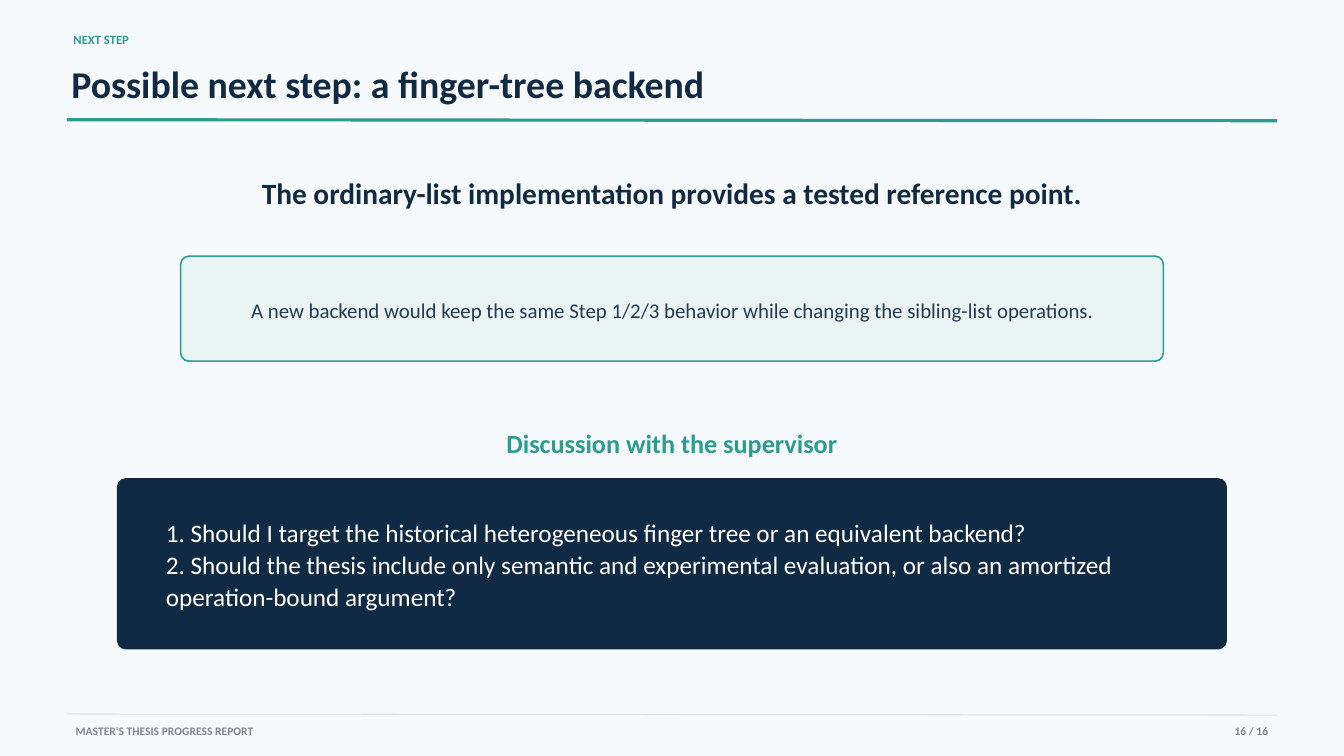
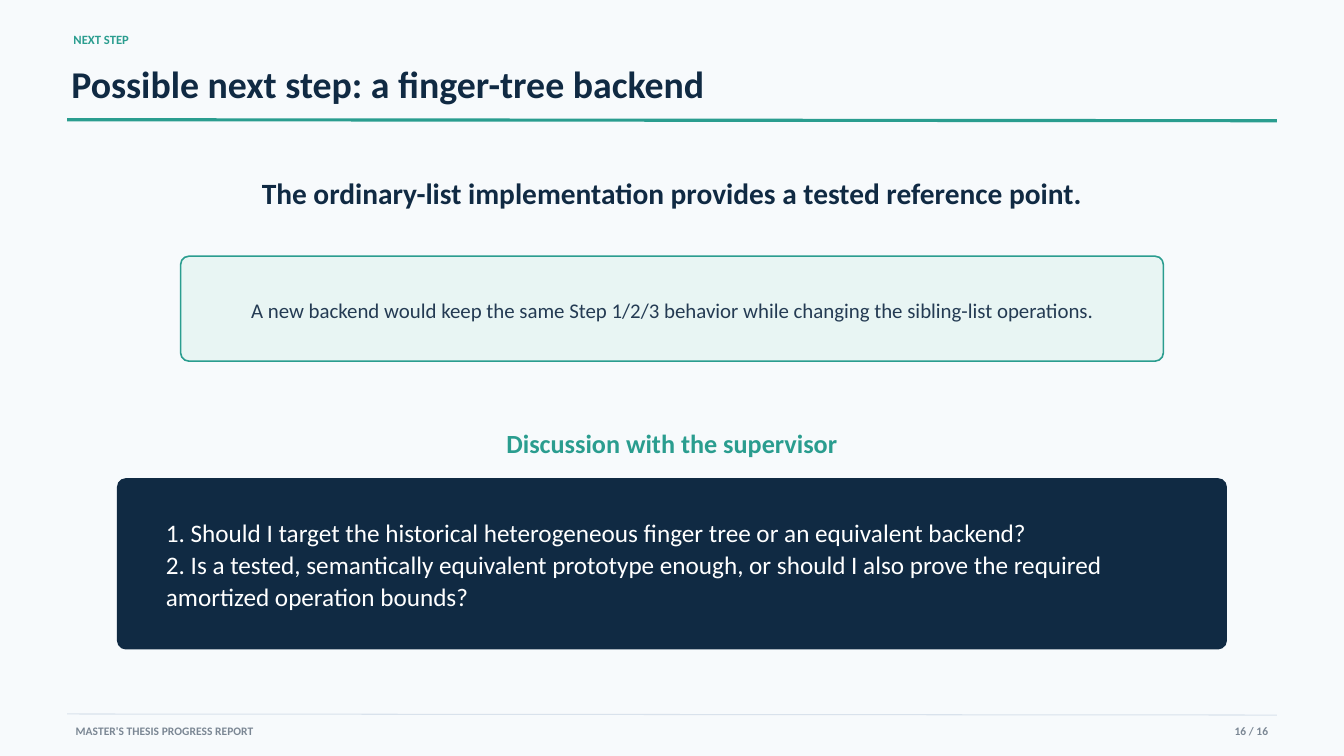
Before and after one commit to YixueWang983/jordan-sorting, a slide deck: slide 16 of presentations/progress_report/Jordan_Sorting_Progress_Report.pptx. Drawn at 1344x756 pixels with LibreOffice and Linux fonts; fonts in the diff are those of the drawing. Boxes give left, top, right and bottom in pixels: in the first picture for what was removed or moved away, otherwise in the second. Text is boxed around its words. In the diff, an @@ line names an element or a change of style, - is before the commit and + after.

```diff
--- a/presentations/progress_report/Jordan_Sorting_Progress_Report.pptx
+++ b/presentations/progress_report/Jordan_Sorting_Progress_Report.pptx
@@ text at [166,556,1101,610]: text changed @@
-2. Should the thesis include only semantic and experimental evaluation, or also an amortized operation-bound argument?
+2. Is a tested, semantically equivalent prototype enough, or should I also prove the required amortized operation bounds?
```
Also in this commit, not shown: 1 other slide changed, 3 other files.
